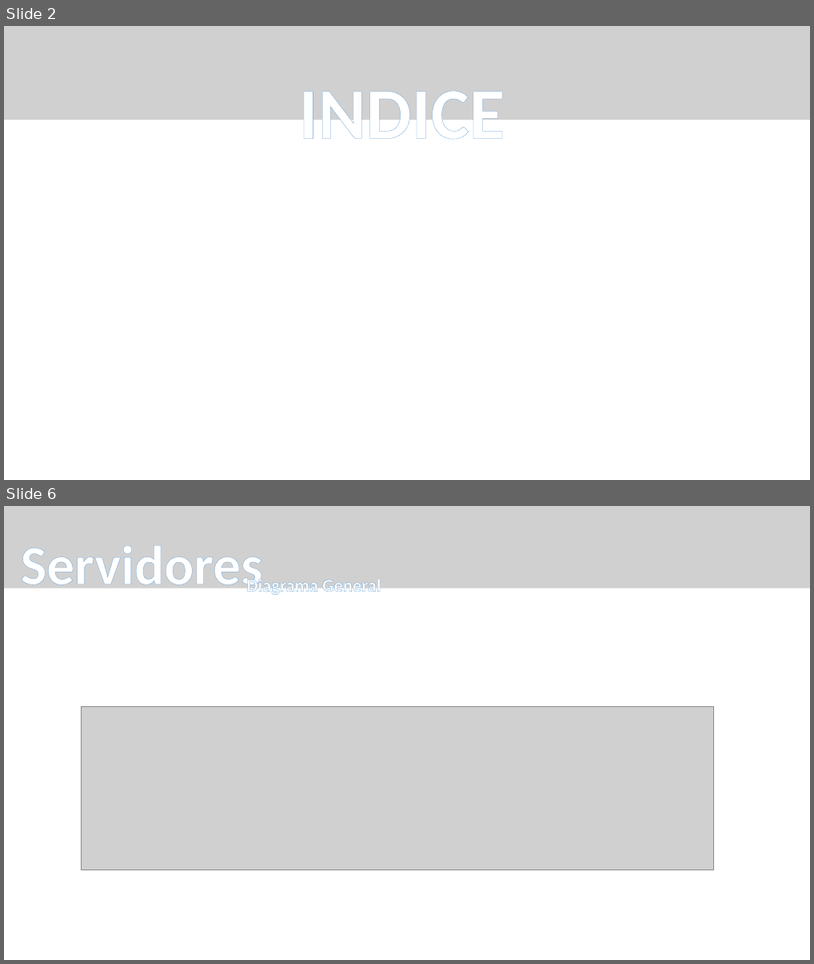
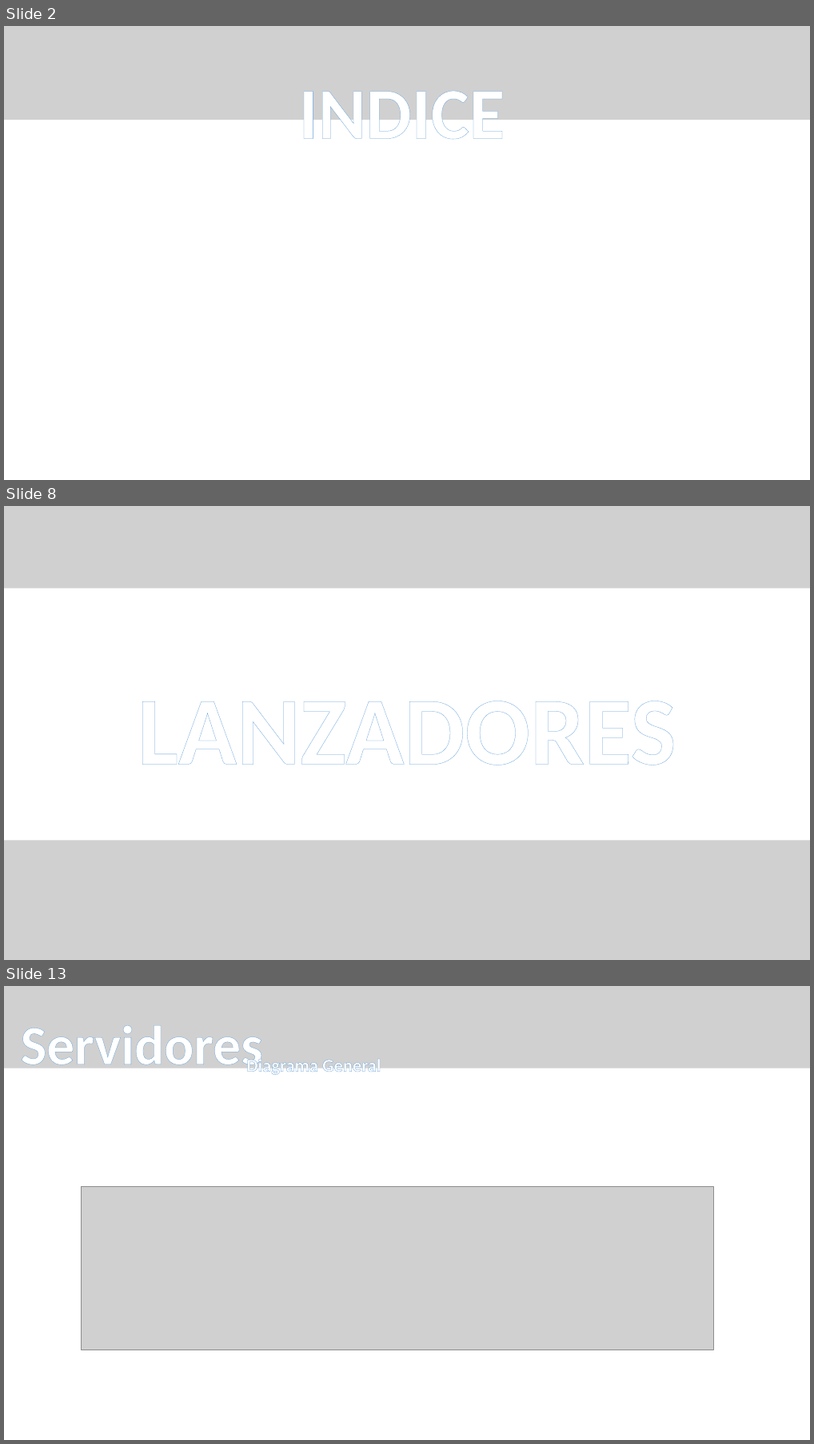
Before and after one commit to CBujeda/TFG-PROYECT-Nine_Image_Board, a slide deck: Documentation/presentación/NIB 0.1.1 - PRESENTATION .pptx. Shown one above the other, each under a label of ours: slides 2 and 6 before the commit, slides 2, 8 and 13 after it; the slides between them are not shown. The pictures are 814x964 and 814x1444 pixels, drawn with LibreOffice and Linux fonts; fonts in the diff are those of the drawing; grey boxes stand for pictures. Boxes give left, top, right and bottom in pixels: in the first picture for what was removed or moved away, otherwise in the second. Text is boxed around its words. In the diff, an @@ line names an element or a change of style, - is before the commit and + after.

```diff
--- a/Documentation/presentación/NIB 0.1.1 - PRESENTATION .pptx
+++ b/Documentation/presentación/NIB 0.1.1 - PRESENTATION .pptx
@@ slide 8 added at box(4, 506, 810, 960), background #FFFFFF @@
@@ freeform shape added at box(4, 506, 810, 582), fill #4472C4 @@
@@ picture added at box(4, 506, 810, 588) @@
@@ text added at box(138, 700, 677, 765), 115 pt, text pattern #9DC3E6 on #FFFFFF, bold @@
+LANZADORES
@@ picture added at box(4, 840, 810, 960) @@
@@ freeform shape added at box(4, 848, 810, 960), fill #4472C4 @@
@@ what was slide 6 is now slide 13 @@
```
Also in this commit, not shown: 3 slides changed, 15 other slides added.
